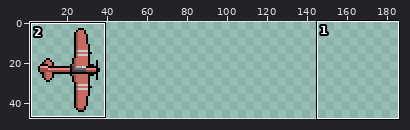
File history of a sprite sheet, assets/a4.png. The picture above shows the old version from afar; the outline marks the close-up.
Close-up. As it was:
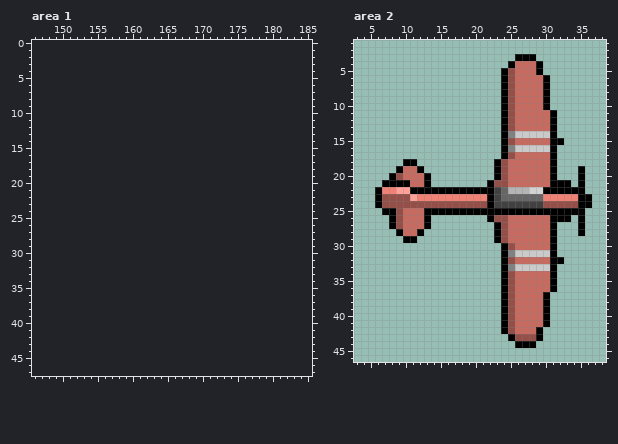
The file is 48x48 pixels. Shown: area 1: x 146..185, y 0..47; area 2: x 3..38, y 1..46. The old version is drawn lined up with the new one, on the new canvas. The wide view leaves out empty margins. The commit also changed other parts of the picture, which this record leaves out.
Now the later version:
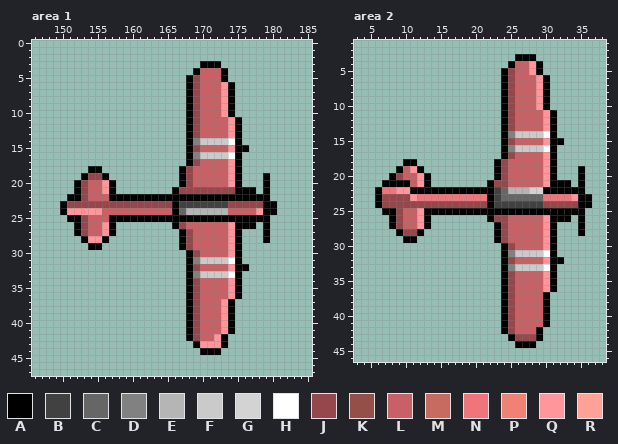
Palette (. is transparent): A #000000  B #414141  C #666666  D #818181  E #b5b5b5  F #cacaca  G #d3d3d3  H #ffffff  J #94484c  K #944f48  L #c76166  M #c76b61  N #f0757b  P #f08275  Q #ff969c  R #ffa196
Changes in this commit:
canvas 48x48 -> 192x48
--- area 1
@@ x 146..185 @@
  2 ........................................
- 3 ........................................
- 4 ........................................
- 5 ........................................
- 6 ........................................
- 7 ........................................
- 8 ........................................
- 9 ........................................
-10 ........................................
-11 ........................................
-12 ........................................
-13 ........................................
-14 ........................................
-15 ........................................
-16 ........................................
-17 ........................................
-18 ........................................
-19 ........................................
-20 ........................................
-21 ........................................
-22 ........................................
-23 ........................................
-24 ........................................
-25 ........................................
-26 ........................................
-27 ........................................
-28 ........................................
-29 ........................................
-30 ........................................
-31 ........................................
-32 ........................................
-33 ........................................
-34 ........................................
-35 ........................................
-36 ........................................
-37 ........................................
-38 ........................................
-39 ........................................
-40 ........................................
-41 ........................................
-42 ........................................
-43 ........................................
-44 ........................................
+ 3 ........................AAA.............
+ 4 .......................ALLLA............
+ 5 ......................AJLLLA............
+ 6 ......................AJLLLQA...........
+ 7 ......................AJLLLQA...........
+ 8 ......................AJLLLQA...........
+ 9 ......................AJLLLQA...........
+10 ......................AJLLLQA...........
+11 ......................AJLLLLQA..........
+12 ......................AJLLLLQA..........
+13 ......................AJLLLLQA..........
+14 ......................ADFFFFHA..........
+15 ......................AJLLLLQAA.........
+16 ......................ADFFFFHA..........
+17 ......................AJLLLLQA..........
+18 ........AA...........AJLLLLLQA..........
+19 .......AJJA..........AJLLLLLQA...A......
+20 ......AJLLQA.........AJLLLLLQA...A......
+21 ......AJLLQA........AJJJJJJJJAAA.A......
+22 .....AAJLLLAAAAAAAAAAAAAAAAAAAAAAA......
+23 ....AJJJJJJJJJJJJJJJABBBBBBBJJJJJAA.....
+24 ....AQQQQQLLLLLLLLLLACEEEEEELLLLQAA.....
+25 .....AAJLLLAAAAAAAAAAAAAAAAAAAAAAA......
+26 ......AJLLQA........AJLLLLLLQAAA.A......
+27 ......AJLLQA.........AJLLLLLQA...A......
+28 .......AQQA..........AJLLLLLQA...A......
+29 ........AA...........AJLLLLLQA..........
+30 ......................AJLLLLQA..........
+31 ......................ADFFFFHA..........
+32 ......................AJLLLLQAA.........
+33 ......................ADFFFFHA..........
+34 ......................AJLLLLQA..........
+35 ......................AJLLLLQA..........
+36 ......................AJLLLLQA..........
+37 ......................AJLLLQA...........
+38 ......................AJLLLQA...........
+39 ......................AJLLLQA...........
+40 ......................AJLLLQA...........
+41 ......................AJLLLQA...........
+42 ......................AJLLQA............
+43 .......................AQQQA............
+44 ........................AAA.............
 45 ........................................
--- area 2
@@ x 3..38 @@
  3 .......................AAA..........
- 4 ......................AMMMA.........
- 5 .....................AKMMMA.........
- 6 .....................AKMMMMA........
- 7 .....................AKMMMMA........
- 8 .....................AKMMMMA........
- 9 .....................AKMMMMA........
-10 .....................AKMMMMA........
-11 .....................AKMMMMMA.......
-12 .....................AKMMMMMA.......
-13 .....................AKMMMMMA.......
-14 .....................ADFFFFFA.......
-15 .....................AKMMMMMAA......
-16 .....................ADFFFFFA.......
-17 .....................AKMMMMMA.......
-18 .......AA...........AKMMMMMMA.......
-19 ......AMMA..........AKMMMMMMA...A...
-20 .....AKMMMA.........AKMMMMMMA...A...
-21 ....AAAAMMA........AKKMMMMMMAAA.A...
-22 ...APPRRAAAAAAAAAAAABCEEEGGAAAAAA...
-23 ...AKKKKRPPPPPPPPPPABCCCCCCPPPPPAA..
-24 ...AKKKKKKKKKKKKKKKABBBBBBBKKKKKAA..
-25 ....AAKMMMAAAAAAAAAAAAAAAAAAAAAAA...
-26 .....AKMMMA........AKKMMMMMMAAA.A...
-27 .....AKMMMA.........AKMMMMMMA...A...
-28 ......AMMA..........AKMMMMMMA...A...
-29 .......AA...........AKMMMMMMA.......
-30 .....................AKMMMMMA.......
-31 .....................ADFFFFFA.......
-32 .....................AKMMMMMAA......
-33 .....................ADFFFFFA.......
-34 .....................AKMMMMMA.......
-35 .....................AKMMMMMA.......
-36 .....................AKMMMMMA.......
-37 .....................AKMMMMA........
-38 .....................AKMMMMA........
-39 .....................AKMMMMA........
-40 .....................AKMMMMA........
-41 .....................AKMMMMA........
-42 .....................AKMMMA.........
-43 ......................AKKKA.........
+ 4 ......................ALLQA.........
+ 5 .....................AJLLQA.........
+ 6 .....................AJLLLQA........
+ 7 .....................AJLLLQA........
+ 8 .....................AJLLLQA........
+ 9 .....................AJLLLQA........
+10 .....................AJLLLQA........
+11 .....................AJLLLLQA.......
+12 .....................AJLLLLQA.......
+13 .....................AJLLLLQA.......
+14 .....................ADFFFFHA.......
+15 .....................AJLLLLQAA......
+16 .....................ADFFFFHA.......
+17 .....................AJLLLLQA.......
+18 .......AA...........AJLLLLLQA.......
+19 ......ALQA..........AJLLLLLQA...A...
+20 .....AJLLQA.........AJLLLLLQA...A...
+21 ....AAAALQA........AJJLLLLLQAAA.A...
+22 ...ANNQQAAAAAAAAAAAABCEEEGGAAAAAA...
+23 ...AJJJJQNNNNNNNNNNABCCCCCCNNNNQAA..
+24 ...AJJJJJJJJJJJJJJJABBBBBBBJJJJJAA..
+25 ....AAJLLQAAAAAAAAAAAAAAAAAAAAAAA...
+26 .....AJLLQA........AJJLLLLLQAAA.A...
+27 .....AJLLQA.........AJLLLLLQA...A...
+28 ......AJJA..........AJLLLLLQA...A...
+29 .......AA...........AJLLLLLQA.......
+30 .....................AJLLLLQA.......
+31 .....................ADFFFFHA.......
+32 .....................AJLLLLQAA......
+33 .....................ADFFFFHA.......
+34 .....................AJLLLLQA.......
+35 .....................AJLLLLQA.......
+36 .....................AJLLLLQA.......
+37 .....................AJLLLLA........
+38 .....................AJLLLLA........
+39 .....................AJLLLLA........
+40 .....................AJLLLLA........
+41 .....................AJLLLLA........
+42 .....................AJLLLA.........
+43 ......................AJJJA.........
 44 .......................AAA..........
Where, in picture pixels (left, top, right, bottom), the same in both close-ups:
added: (60, 61, 277, 355)
changed: (382, 61, 578, 341)
